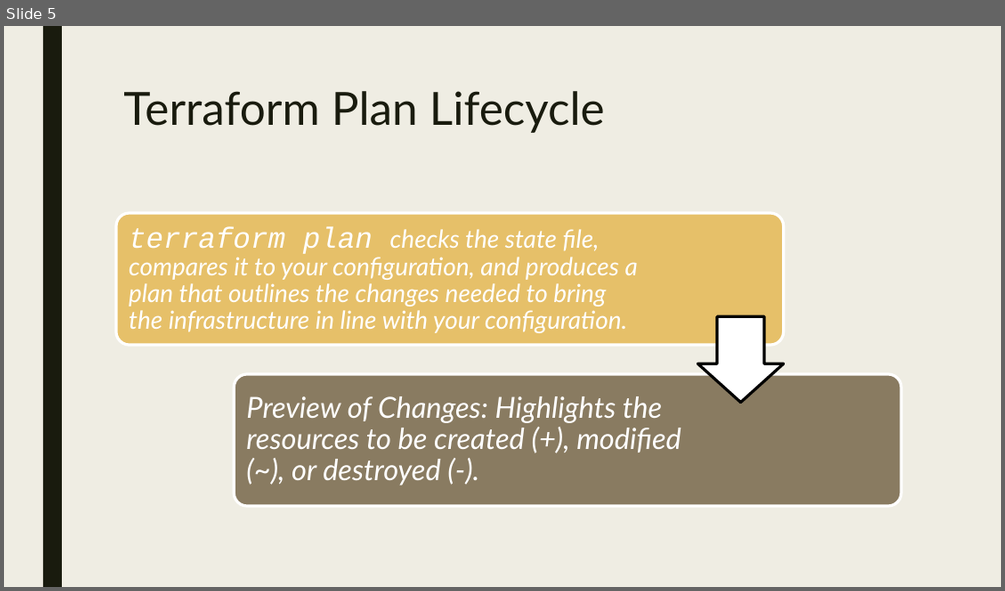
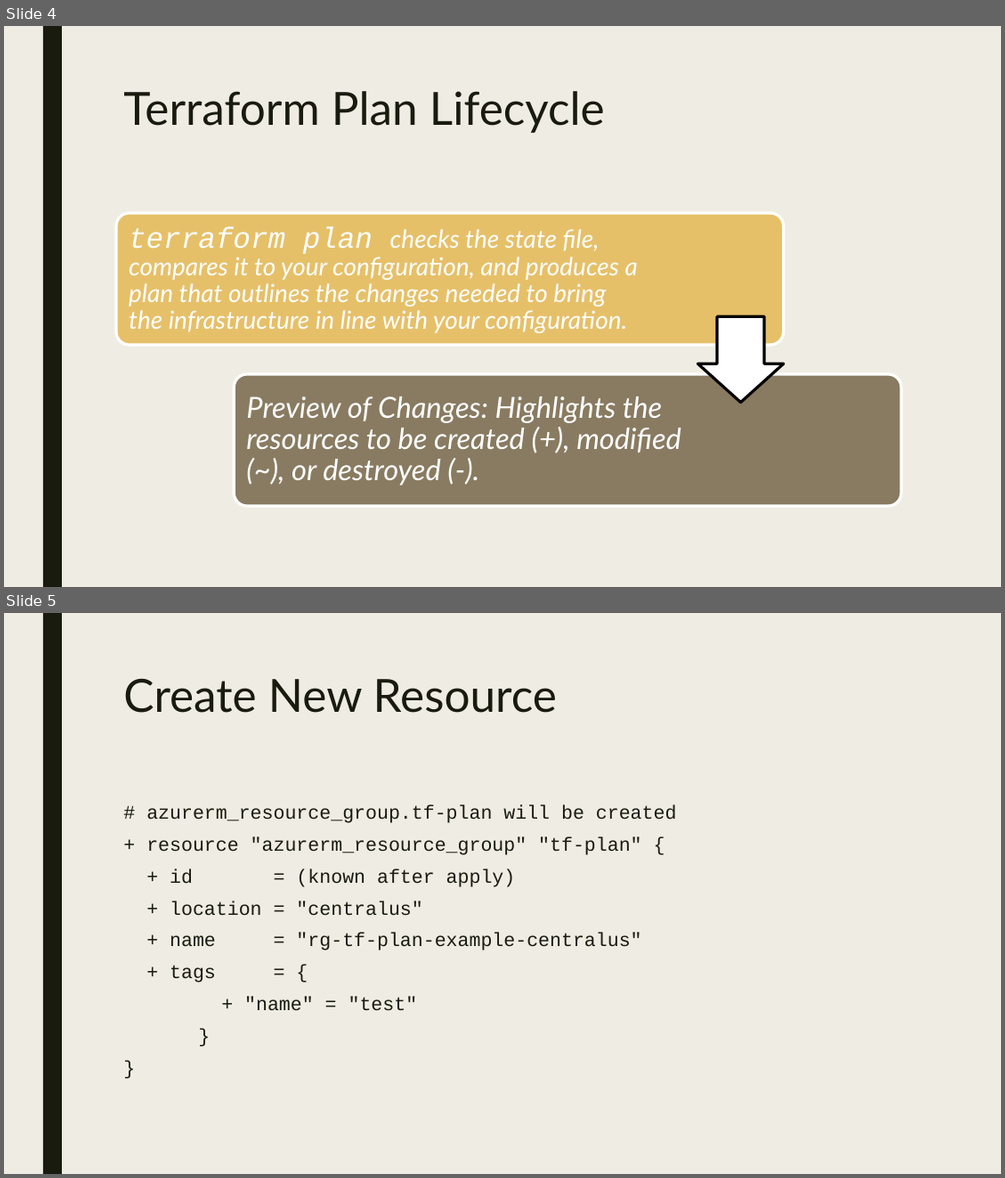
Before and after one commit to cwoodruff/terraform-workshop, a slide deck: slides/4-Provisioning Infrastructure.pptx. Shown one above the other, each under a label of ours: slide 5 before the commit, slides 4 and 5 after it. The pictures are 1005x591 and 1005x1178 pixels, drawn with LibreOffice and Linux fonts; fonts in the diff are those of the drawing. Boxes give left, top, right and bottom in pixels: in the first picture for what was removed or moved away, otherwise in the second. Text is boxed around its words. In the diff, an @@ line names an element or a change of style, - is before the commit and + after.

```diff
--- a/slides/4-Provisioning Infrastructure.pptx
+++ b/slides/4-Provisioning Infrastructure.pptx
@@ slide 5 added at bbox=[4, 613, 1001, 1174], background #EFEDE3; not listed: 1 template element that a slide beside it also shows @@
@@ title added at bbox=[123, 679, 557, 713], 44 pt, text #191B0E @@
+Create New Resource
@@ text added at bbox=[146, 805, 677, 1011], 18.5 pt, text #191B0E @@
+# azurerm_resource_group.tf-plan will be created
++ resource "azurerm_resource_group" "tf-plan" {
++ id = (known after apply)
++ location = "centralus"
++ name = "rg-tf-plan-example-centralus"
++ tags = {
++ "name" = "test"
+}
+}
@@ what was slide 5 is now slide 4 @@
```
Also in this commit, not shown: 1 slide changed, 3 other slides added, 2 other files.
